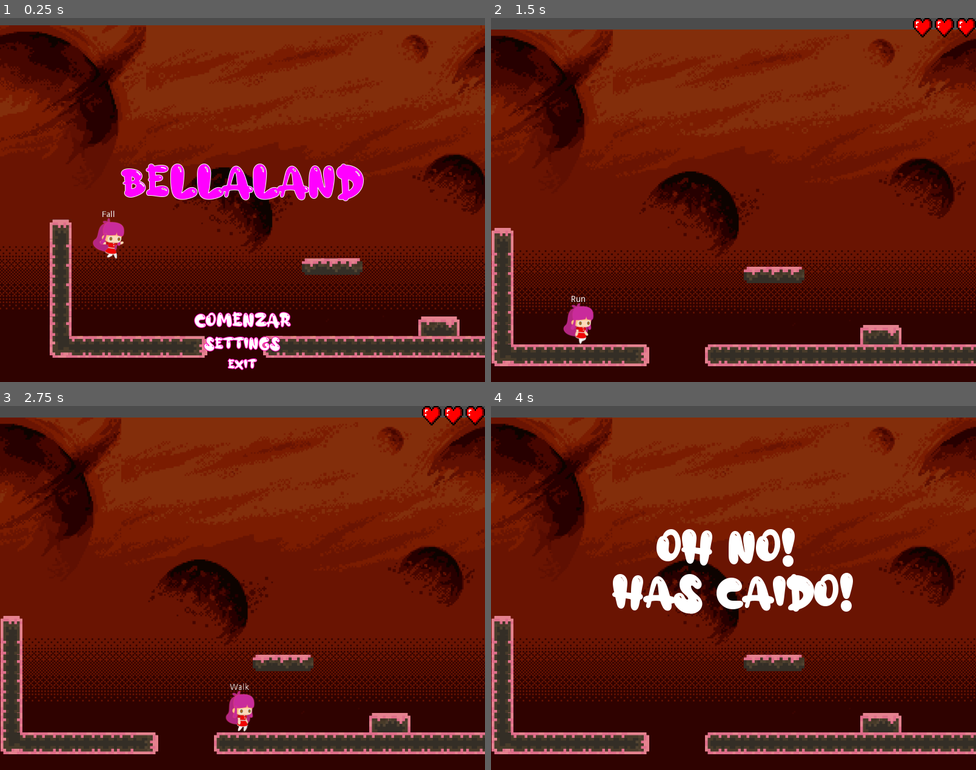
Above: before the commit, frames 1-4 (two rows, left to right).
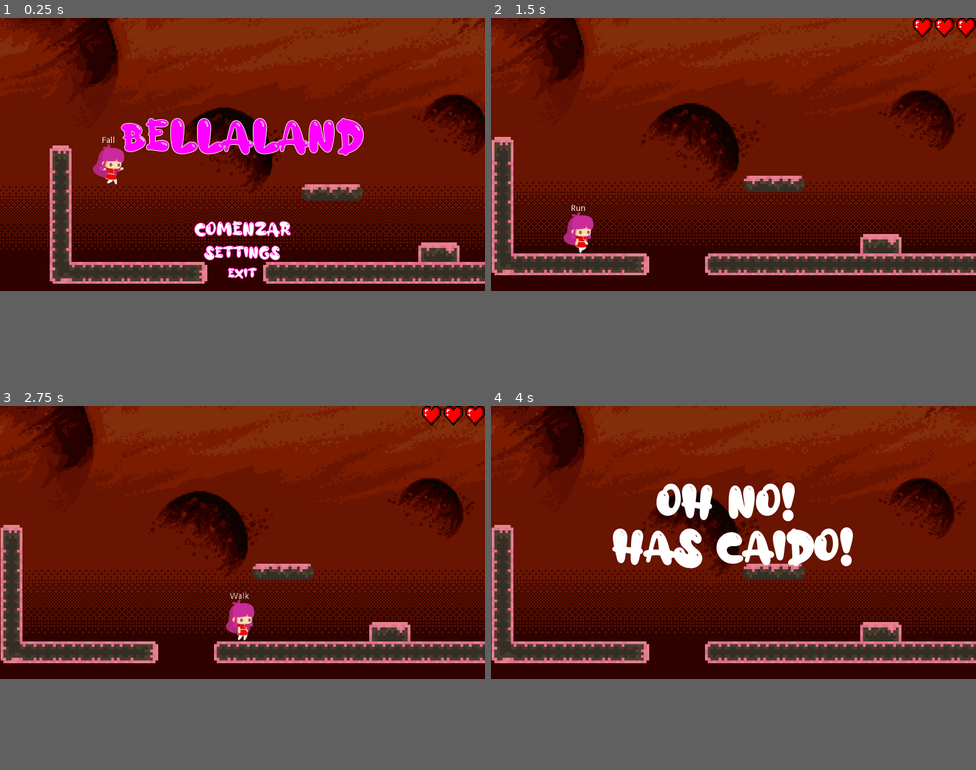
Above: after the commit, the same moments.

Repository: sebastian-sanchez-s/bellaland
Game: Godot game, scene res://src/scn/Bellaland.tscn
The game is run twice, just before and just after one commit, with the same random seed, the same clock (stepped at 60 frames per second) and the same inputs.
Inputs:
- Up to frame 1 (0.25 s): no input
- Up to frame 2 (1.5 s): click "Comenzar" at 0.5 s; hold D (Right_key) from 1.28 s (still down); tap Shift (Run_key) at 1.35 s
- Up to frame 3 (2.75 s): keep holding D (Right_key); tap Space (Jump_key) at 1.52, 2.27 s; tap Shift (Run_key) at 2.1 s
- Up to frame 4 (4 s): release D (Right_key) at 2.78 s; hold Left (Left_key) 2.78-3.53 s; tap Shift (Run_key) at 2.85, 3.6 s; hold D (Right_key) from 3.53 s (still down); tap Space (Jump_key) at 3.77 s
In our replay, the window is 800x600 before the commit and 800x450 after it. These sizes can differ from the game's own. Grey fills any space a smaller window leaves; there, only what the larger window draws over its background counts as a difference.

The runs differ from the first frame. In frame 1, 48% of the frame differs, in the area x 0-100%, y 0-97%; in frame 2, 47%; in frame 3, 47%; in frame 4, 51%, in the area x 0-100%, y 0-96%.

Commit message:
Fix bug: dying with remaining lives added then to the next game

Diff:
--- a/project.godot
+++ b/project.godot
@@ -33,8 +33,9 @@
 [display]
 
 window/size/width=800
-window/size/test_width=800
-window/size/test_height=600
+window/size/height=450
+window/size/test_width=1000
+window/size/test_height=650
 window/stretch/mode="2d"
 window/stretch/aspect="keep"
 
--- a/src/code/HUD.gd
+++ b/src/code/HUD.gd
@@ -14,6 +14,7 @@
 	InGame.fill_LivesHolder(lives)
 
 func show_start_menu():
+	InGame.clean_LivesHolder()
 	OutGame.show_start_menu()
 
 func _on_end_game():
--- a/src/code/HUD/InGame.gd
+++ b/src/code/HUD/InGame.gd
@@ -18,17 +18,11 @@
 	LivesHolder.show()
 
 func clean_LivesHolder():
-	var remaining_lives = LivesHolder.get_child_count()
-
-	for _heart in remaining_lives:
-		LivesHolder.get_child(0).queue_free()
-
-	print(LivesHolder.get_child_count())
+	for heart in LivesHolder.get_children():
+		heart.queue_free()
 
 	LivesHolder.hide()
 
 func _on_PlayerHit():
 	if LivesHolder.get_child_count():
 		LivesHolder.get_child(0).queue_free()
-
-	print(LivesHolder.get_child_count())
--- a/src/scn/HUD.tscn
+++ b/src/scn/HUD.tscn
@@ -45,7 +45,6 @@
 stream = ExtResource( 3 )
 
 [node name="Title" type="Label" parent="OutGame"]
-visible = false
 anchor_left = 0.5
 anchor_right = 0.5
 anchor_bottom = 1.0
@@ -63,7 +62,6 @@
 }
 
 [node name="Menu" type="VBoxContainer" parent="OutGame"]
-visible = false
 anchor_left = 0.5
 anchor_top = 1.0
 anchor_right = 0.5
